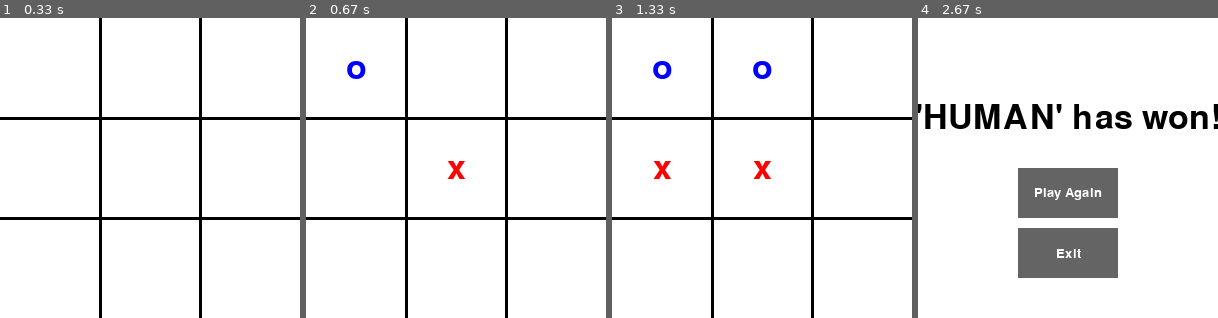
Above: before the commit, frames 1-4 (left to right).
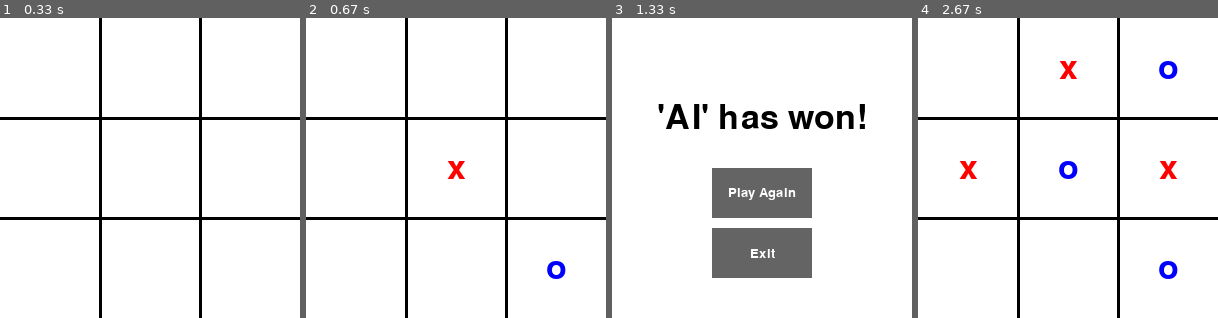
Above: after the commit, the same moments.

Repository: HamadTria/MCTS
Game: pygame game, started from tictactoe pygame.py
The game is run twice, just before and just after one commit, with the same random seed, the same clock (stepped at 60 frames per second) and the same inputs.
Inputs (mouse positions are in pixels of both pictures, inside the frame that each line leads up to):
- Up to frame 1 (0.33 s): no input
- Up to frame 2 (0.67 s): click (456, 168) at 0.38 s
- Up to frame 3 (1.33 s): click (690, 171) at 0.72 s; click (807, 63) at 1.05 s
- Up to frame 4 (2.67 s): click (1068, 192) at 1.38 s; click (960, 159) at 1.72 s; click (1059, 117) at 2.05 s; click (1128, 144) at 2.38 s

Frame 1 is identical in both runs. In frame 2, 0.5% of the frame differs, in the area x 13-87%, y 14-87%; in frame 3, 17%; in frame 4, 18%, in the area x 0-100%, y 0-100%.

Commit message:
connect 4 works now

Diff:
--- a/connect4 pygame.py
+++ b/connect4 pygame.py
@@ -25,8 +25,10 @@
             node = self.select(self.root)
             score = self.rollout(node.board)
             self.backpropagate(node, score)
-        for child in self.root.children:
-            print(child.score, child.visits)
+        print("Scores for children of root:")
+        for child_node in self.root.children.values():
+            print(f"Score: {child_node.score}, Visits: {child_node.visits}")
+            print(child_node.board.board)
         return self.get_best_move(self.root, 0)
 
     def select(self, node):
@@ -40,9 +42,9 @@
     def expand(self, node):
         states = node.board.legal_moves()
         for state in states:
-            if str(state) not in node.children:
+            if str(state.board) not in node.children:
                 new_node = Node(state, node)
-                node.children[str(state)] = new_node
+                node.children[str(state.board)] = new_node
 
                 if len(states) == len(node.children):
                     node.is_fully_expanded = True
--- a/tictactoe pygame.py
+++ b/tictactoe pygame.py
@@ -3,7 +3,7 @@
 from copy import deepcopy
 from mcts import *
 
-MAX_ITER = 2
+MAX_ITER = 1000
 SCREEN_WIDTH = 300
 SCREEN_HEIGHT = 300
 LINE_COLOR = (0, 0, 0)
